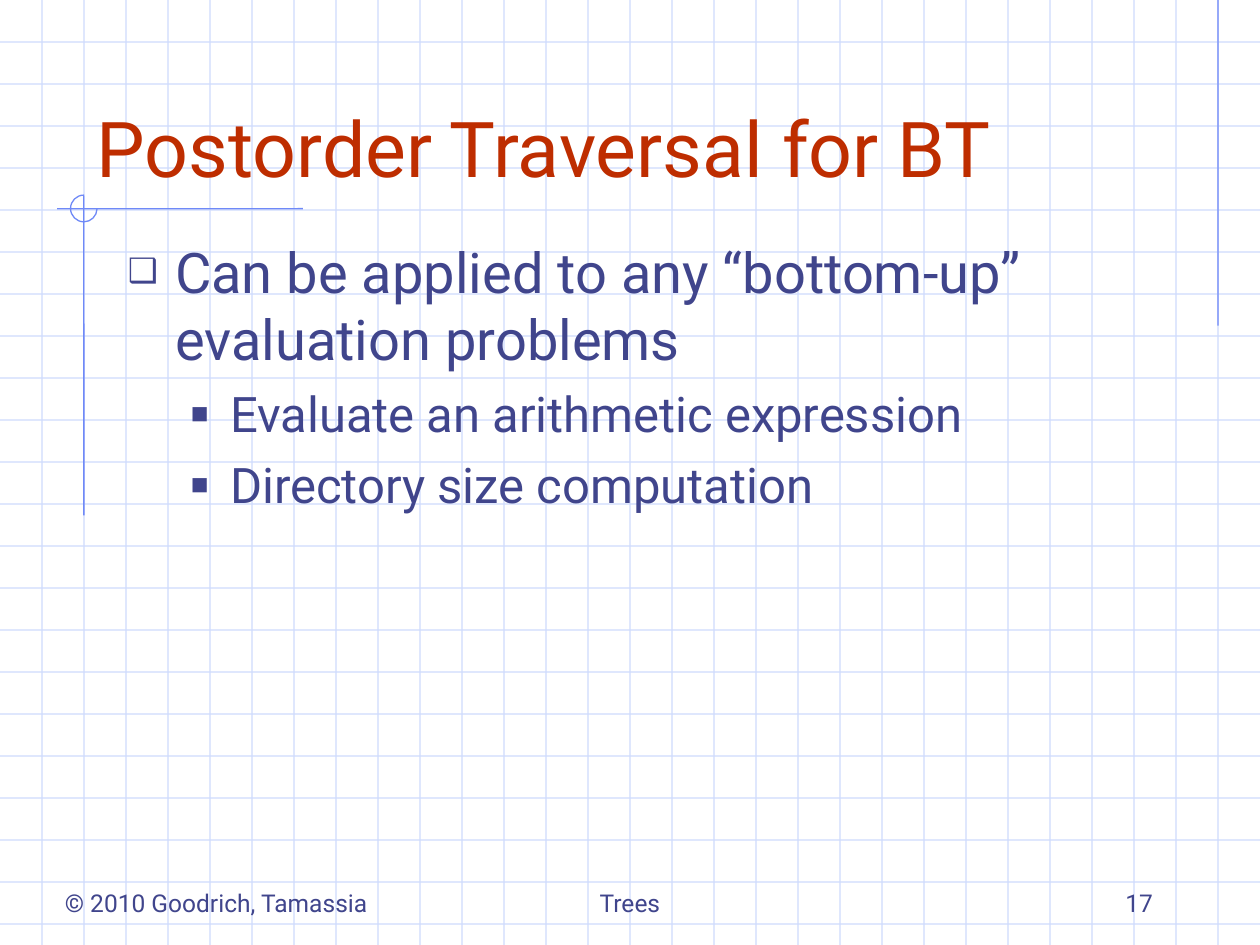
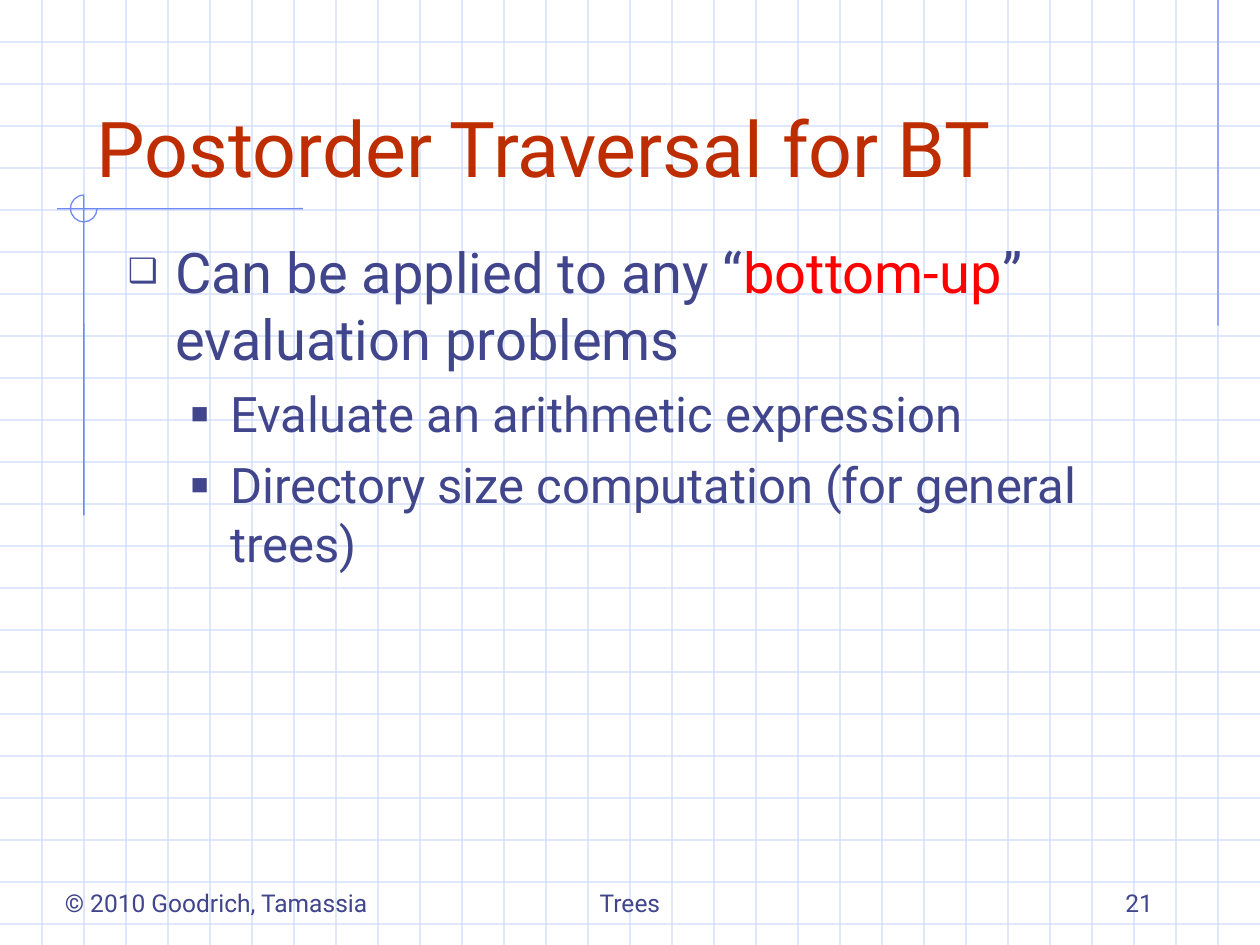
Before and after one commit to ShihKaiHo/DSA, a slide deck: slide 21 of 7.3-binaryTrees.ppt (slide 17 before the commit). Drawn at 1260x945 pixels with LibreOffice and Linux fonts; fonts in the diff are those of the drawing; background and template pictures are left out. Boxes give left, top, right and bottom in pixels: in the first picture for what was removed or moved away, otherwise in the second. Text is boxed around its words. In the diff, an @@ line names an element or a change of style, - is before the commit and + after.

```diff
--- a/7.3-binaryTrees.ppt
+++ b/7.3-binaryTrees.ppt
@@ text at bbox=[175, 250, 1022, 372]: text colour #40458C to #FF0000 in "“bottom-up”" @@
@@ text at bbox=[230, 461, 1077, 573]: text changed @@
-  ■ Directory size computation
+  ■ Directory size computation (for general trees)
@@ page number at bbox=[1125, 894, 1153, 912]: text changed @@
-17
+21
```
Also in this commit, not shown: 8 other slides changed, 5 slides added, 15 other files.
